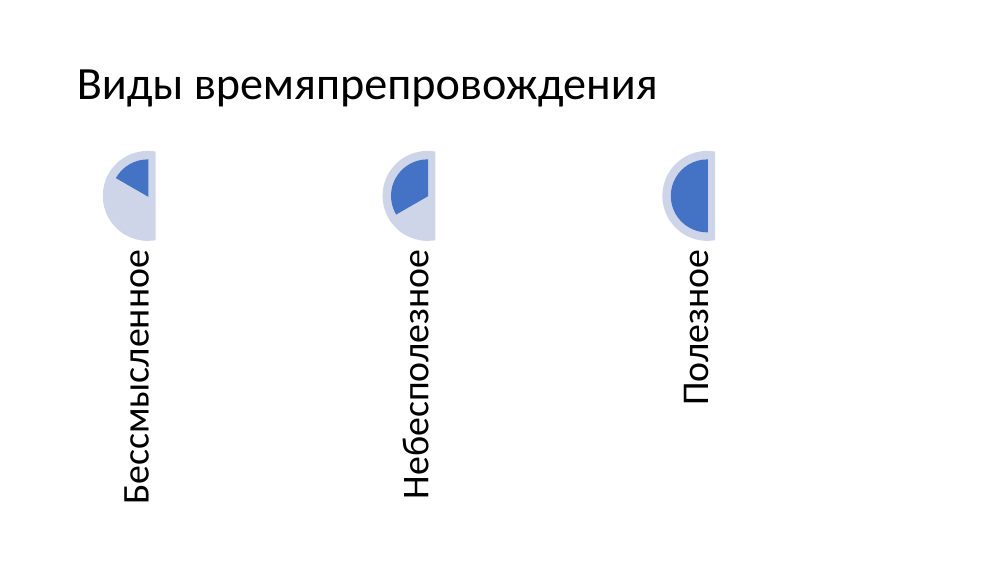
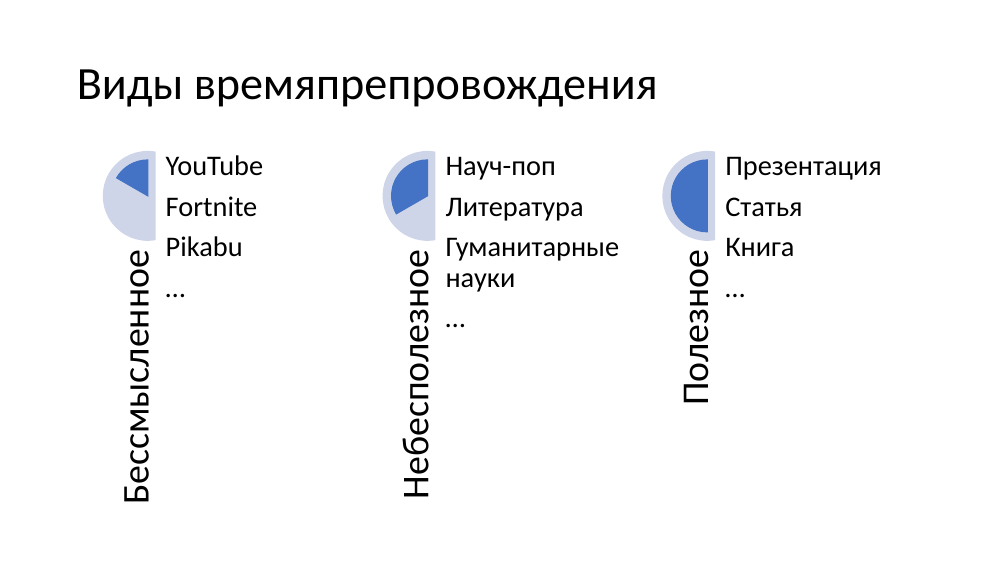
Before and after one commit to kugushev/presentations, a slide deck: slide 18 of 2018_Students-Breakfast/Presentation.pptx (slide 17 before the commit). Drawn at 1008x567 pixels with LibreOffice and Linux fonts; fonts in the diff are those of the drawing. Boxes give left, top, right and bottom in pixels: in the first picture for what was removed or moved away, otherwise in the second. Text is boxed around its words. In the diff, an @@ line names an element or a change of style, - is before the commit and + after.

```diff
--- a/2018_Students-Breakfast/Presentation.pptx
+++ b/2018_Students-Breakfast/Presentation.pptx
@@ text added at bbox=[166, 155, 263, 257], 27 pt, text #000000 @@
+YouTube
+Fortnite
+Pikabu
+…
@@ text added at bbox=[446, 156, 620, 292], 27 pt, text #000000 @@
+Науч-поп
+Литература
+Гуманитарные науки
+…
@@ text added at bbox=[725, 156, 881, 257], 27 pt, text #000000 @@
+Презентация
+Статья
+Книга
+…
```
Also in this commit, not shown: 2 other slides changed, 6 slides added, 1 slide removed.
